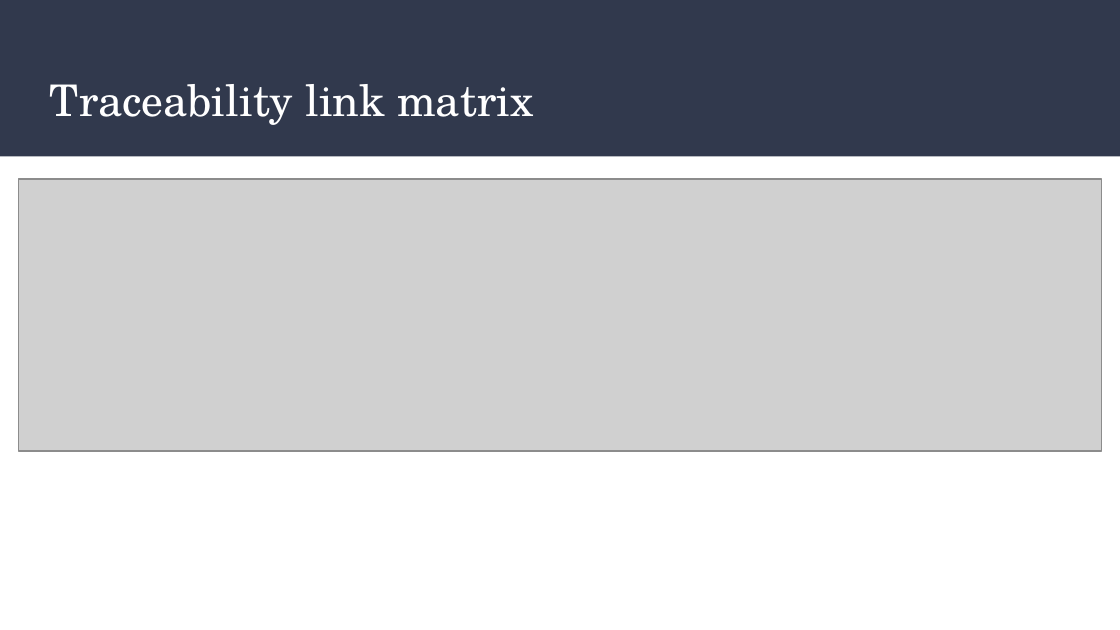
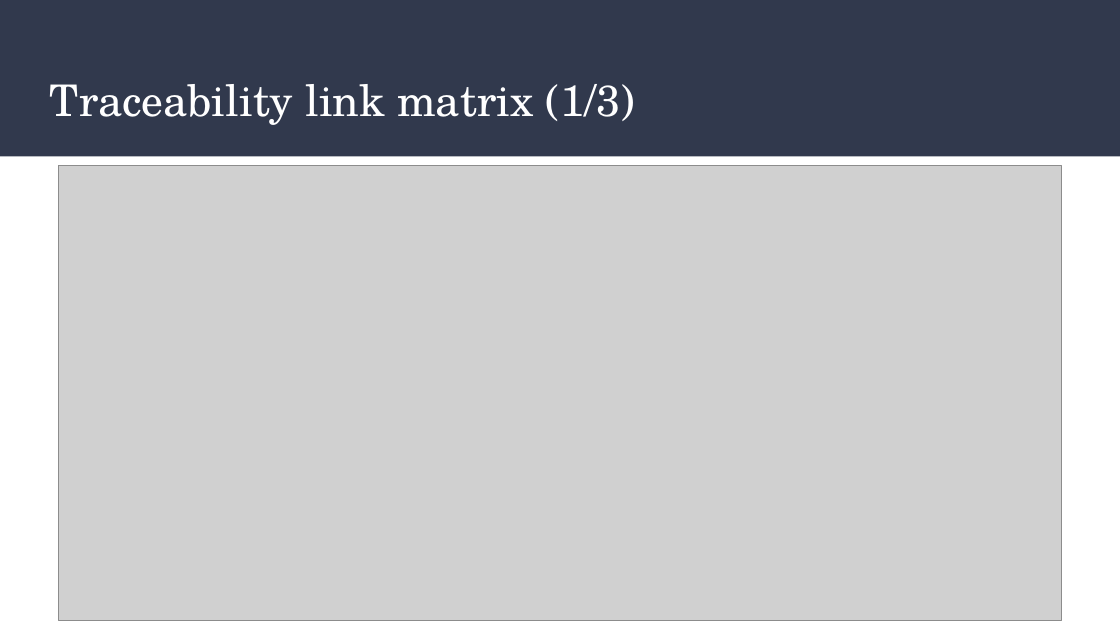
Before and after one commit to zachgood/cs414-f17-301-Function-Chaos, a slide deck: slide 6 of P4_ Improving the internal design.pptx (slide 14 before the commit). Drawn at 1120x630 pixels with LibreOffice and Linux fonts; fonts in the diff are those of the drawing; grey boxes stand for pictures. Boxes give left, top, right and bottom in pixels: in the first picture for what was removed or moved away, otherwise in the second. Text is boxed around its words. In the diff, an @@ line names an element or a change of style, - is before the commit and + after.

```diff
--- a/P4_ Improving the internal design.pptx
+++ b/P4_ Improving the internal design.pptx
@@ title at (x1=49, y1=84, x2=635, y2=125): text changed @@
-Traceability link matrix
+Traceability link matrix (1/3)
@@ picture resized from (x1=19, y1=179, x2=1102, y2=451) to (x1=59, y1=166, x2=1062, y2=620) @@
```
Also in this commit, not shown: 4 other slides changed, 4 slides added, 1 slide removed.
